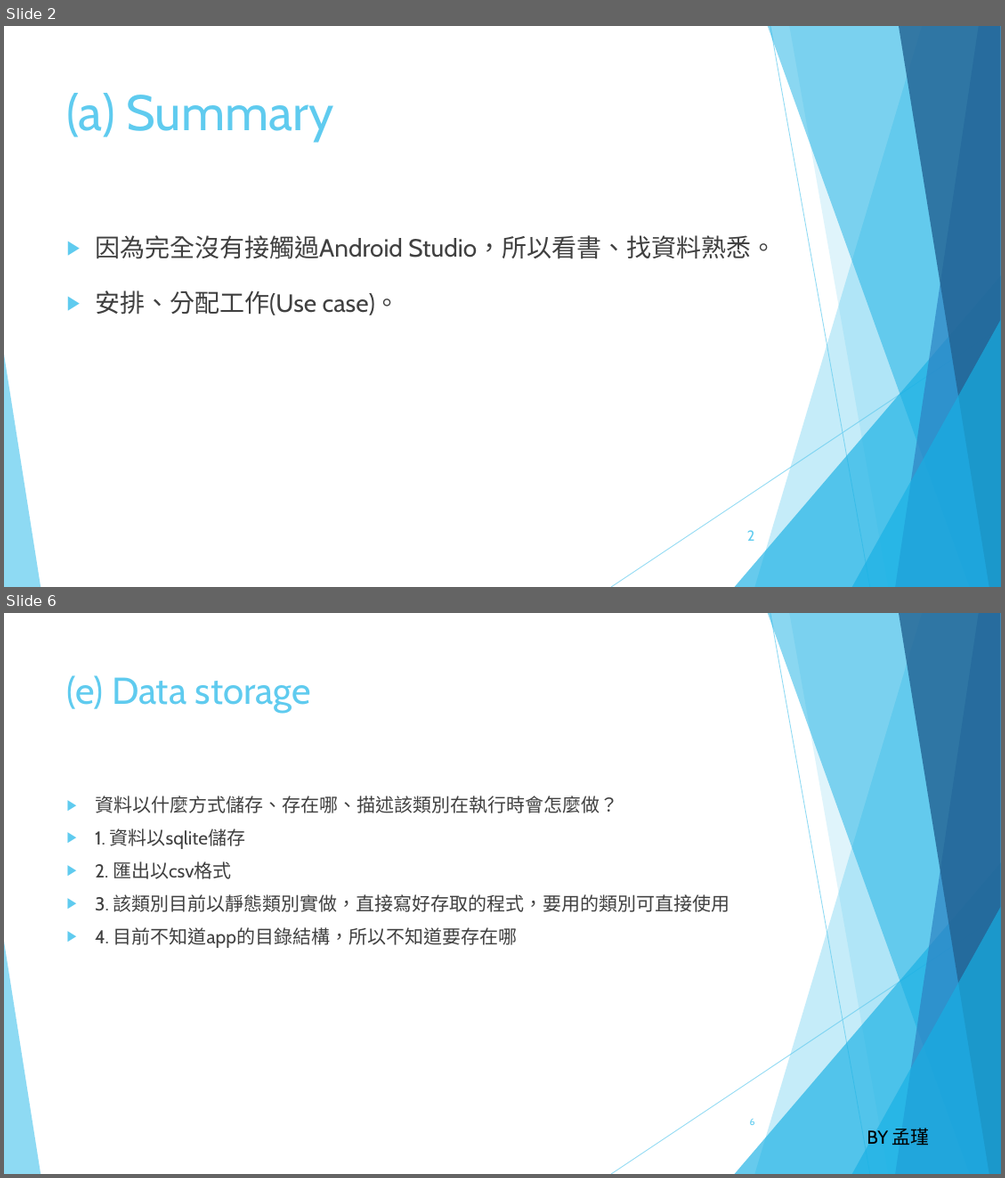
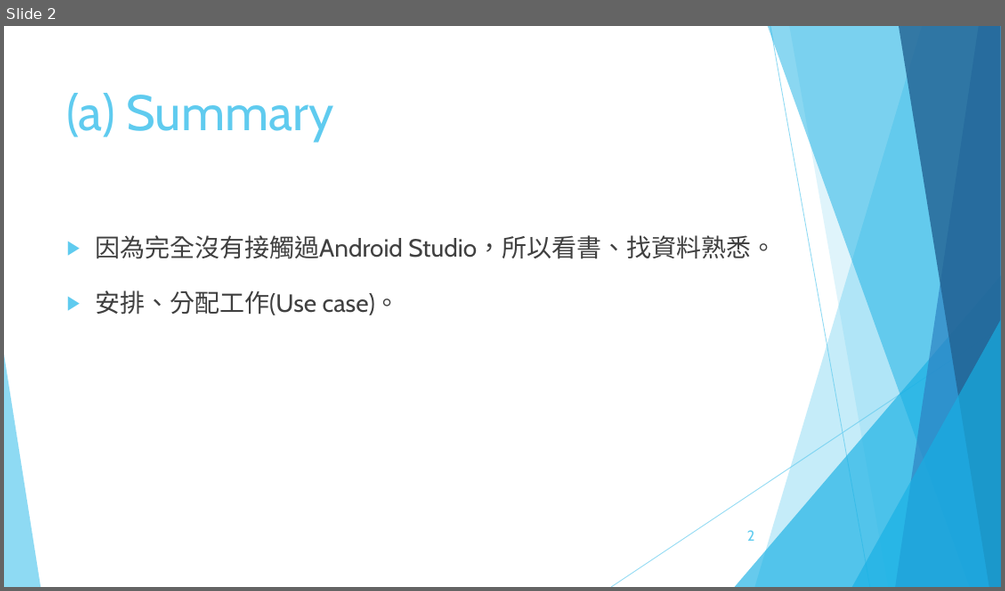
Before and after one commit to OctupusTea/OOAD, a slide deck: Final Project/OOAD 個人計帳本.pptx. Shown one above the other, each under a label of ours: slides 2 and 6 before the commit, slide 2 after it; the slides between them are not shown. The pictures are 1005x1178 and 1005x591 pixels, drawn with LibreOffice and Linux fonts; fonts in the diff are those of the drawing. Boxes give left, top, right and bottom in pixels: in the first picture for what was removed or moved away, otherwise in the second. Text is boxed around its words. In the diff, an @@ line names an element or a change of style, - is before the commit and + after.

```diff
--- a/Final Project/OOAD 個人計帳本.pptx
+++ b/Final Project/OOAD 個人計帳本.pptx
@@ slide 6 removed at box(4, 613, 1001, 1174), background #FFFFFF; not listed: 10 template elements that a slide beside it also shows @@
@@ title removed at box(67, 675, 311, 713) @@
-(e) Data storage
@@ text removed at box(95, 795, 730, 948) @@
-▶ 資料以什麼方式儲存、存在哪、描述該類別在執行時會怎麼做？
-▶ 1. 資料以sqlite儲存
-▶ 2. 匯出以csv格式
-▶ 3. 該類別目前以靜態類別實做，直接寫好存取的程式，要用的類別可直接使用
-▶ 4. 目前不知道app的目錄結構，所以不知道要存在哪
@@ page number removed at box(750, 1119, 755, 1125) @@
-6
@@ text removed at box(866, 1127, 930, 1145) @@
-BY 孟瑾
```
Also in this commit, not shown: 2 slides changed, 3 slides added, 3 other slides removed.
